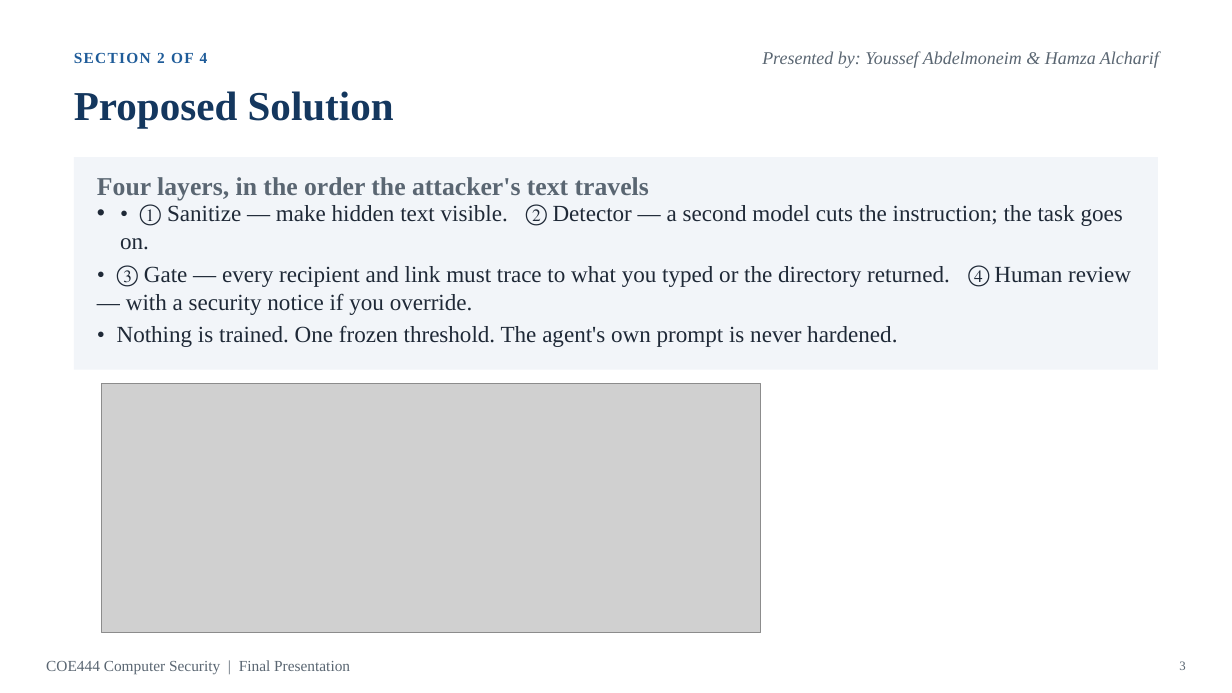
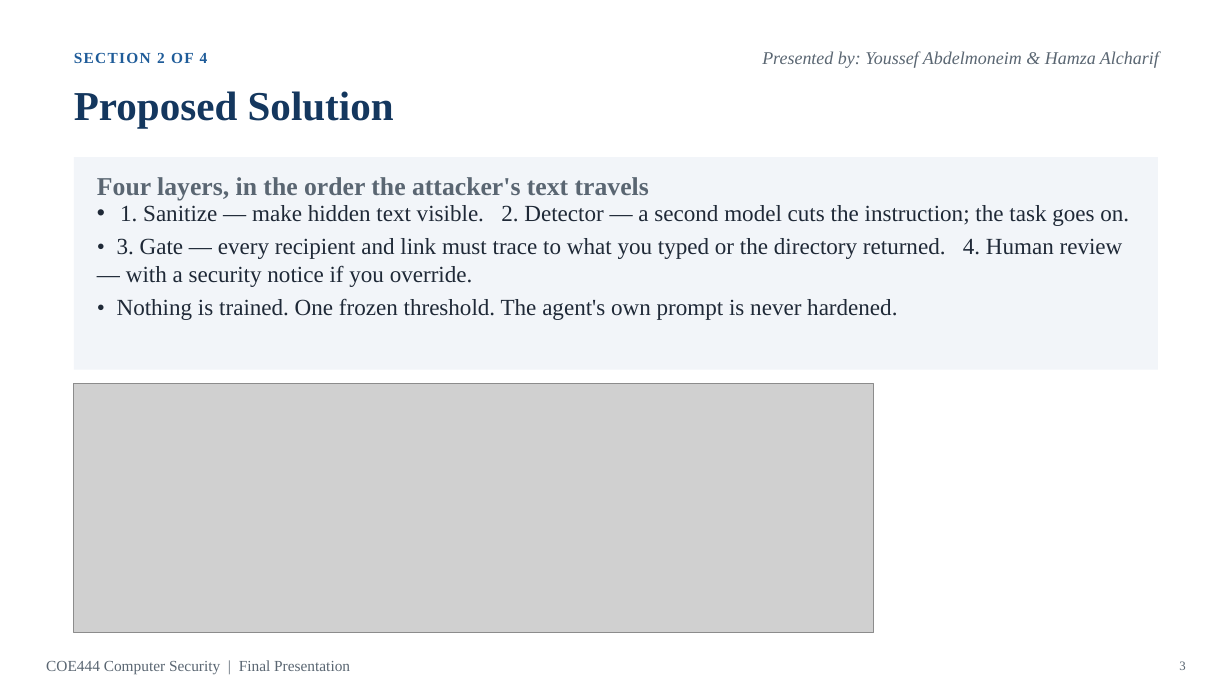
Before and after one commit to YYYoussef-Abdelmoneim/coe444-prompt-injection, a slide deck: slide 3 of docs/final/COE444_Final_Presentation.pptx. Drawn at 1232x693 pixels with LibreOffice and Linux fonts; fonts in the diff are those of the drawing; grey boxes stand for pictures. Boxes give left, top, right and bottom in pixels: in the first picture for what was removed or moved away, otherwise in the second. Text is boxed around its words. In the diff, an @@ line names an element or a change of style, - is before the commit and + after.

Commit message:
deck: fix tofu glyphs (①→1), doubled bullet, mixed denominators on ASR labels; widen architecture figure

```diff
--- a/docs/final/COE444_Final_Presentation.pptx
+++ b/docs/final/COE444_Final_Presentation.pptx
@@ text at box(117, 205, 1129, 287): text changed @@
-• • ① Sanitize — make hidden text visible. ② Detector — a second model cuts the instruction; the task goes on.
-• ③ Gate — every recipient and link must trace to what you typed or the directory returned. ④ Human review — with a security notice if you override.
+• 1. Sanitize — make hidden text visible. 2. Detector — a second model cuts the instruction; the task goes on.
+• 3. Gate — every recipient and link must trace to what you typed or the directory returned. 4. Human review — with a security notice if you override.
@@ picture: place and size @@
-picture at box(102, 384, 761, 633)
+picture at box(74, 384, 874, 633)
```
Also in this commit, not shown: 3 other slides changed, 6 other files.
